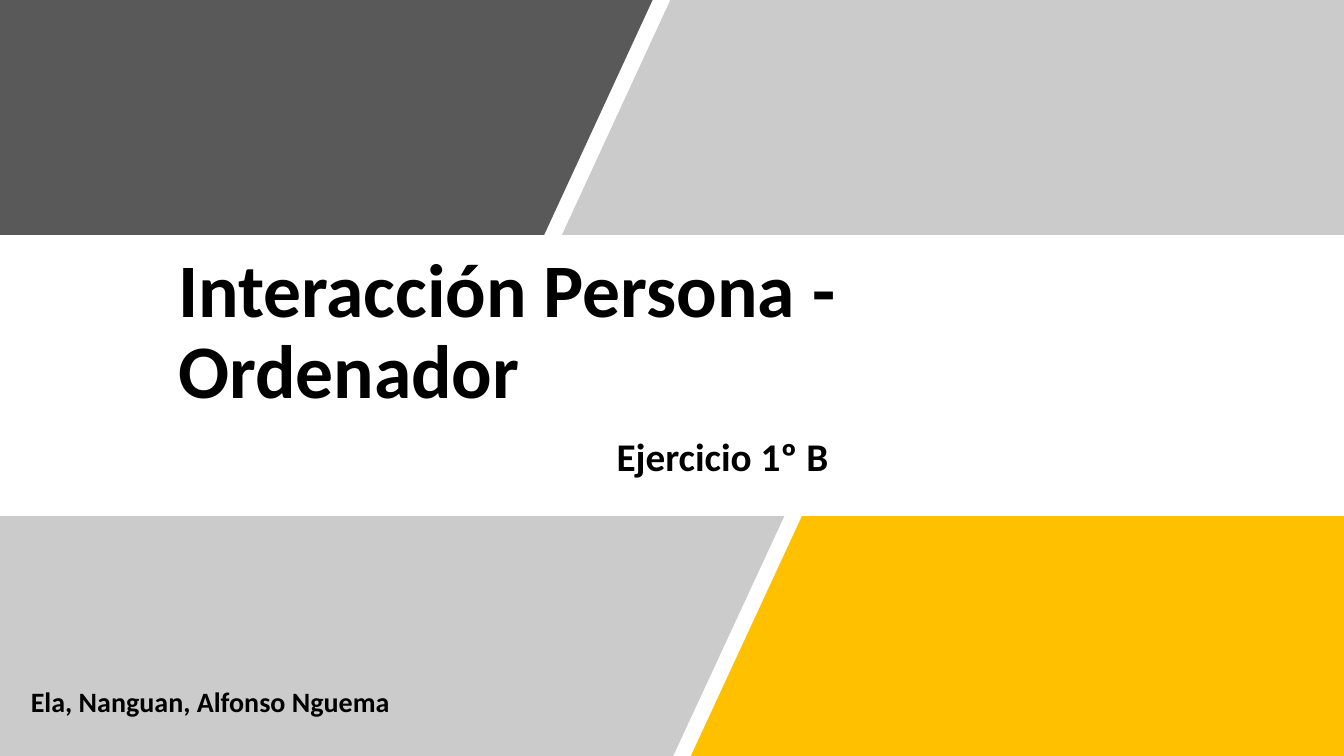
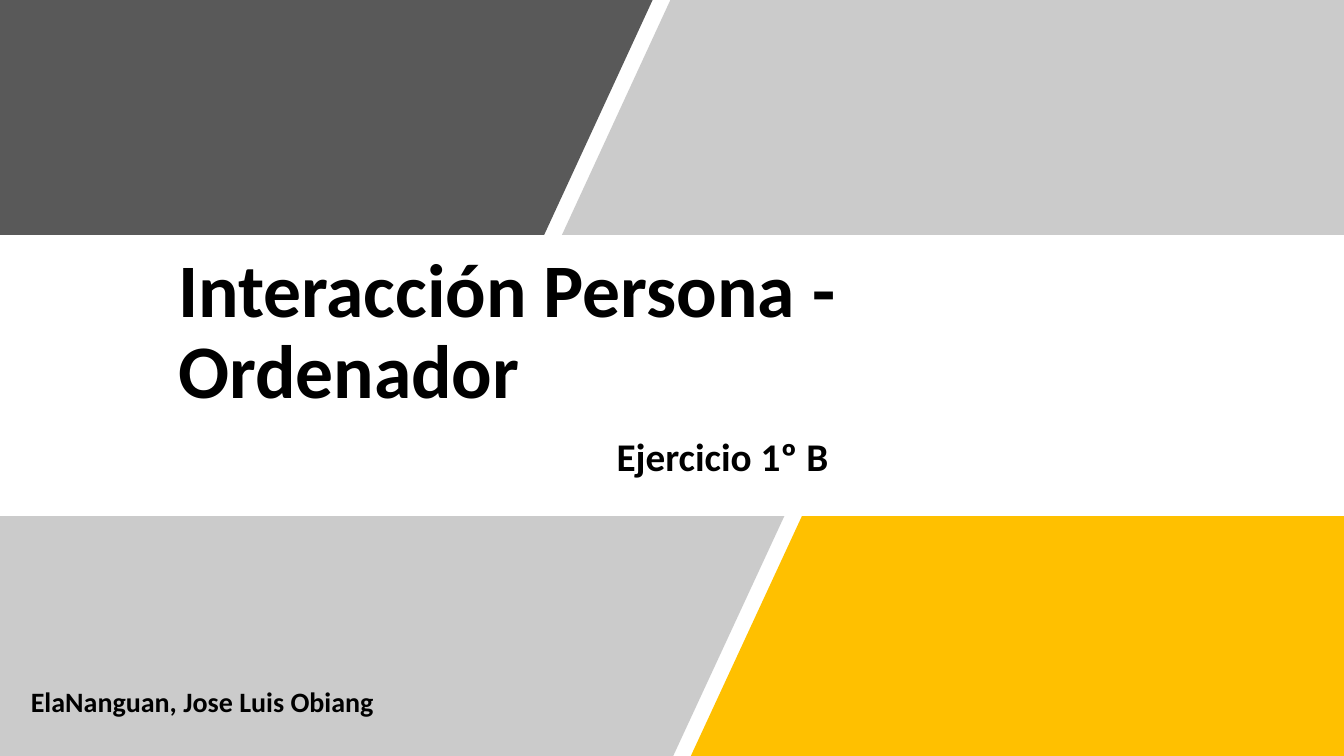
Before and after one commit to Jloen1999/tramitesPlanificaciones, a slide deck: slide 1 of estudios/UEX/Curso2/Asignaturas/IPO/Ejercicios/JoseLuisObiangEN_Ejercicio1-B.pptx. Drawn at 1344x756 pixels with LibreOffice and Linux fonts; fonts in the diff are those of the drawing. Boxes give left, top, right and bottom in pixels: in the first picture for what was removed or moved away, otherwise in the second. Text is boxed around its words. In the diff, an @@ line names an element or a change of style, - is before the commit and + after.

```diff
--- a/estudios/UEX/Curso2/Asignaturas/IPO/Ejercicios/JoseLuisObiangEN_Ejercicio1-B.pptx
+++ b/estudios/UEX/Curso2/Asignaturas/IPO/Ejercicios/JoseLuisObiangEN_Ejercicio1-B.pptx
@@ text at box(31, 692, 374, 717): text changed @@
-Ela, Nanguan, Alfonso Nguema
+ElaNanguan, Jose Luis Obiang
```
Also in this commit, not shown: 6 other slides changed, 1 other file.
